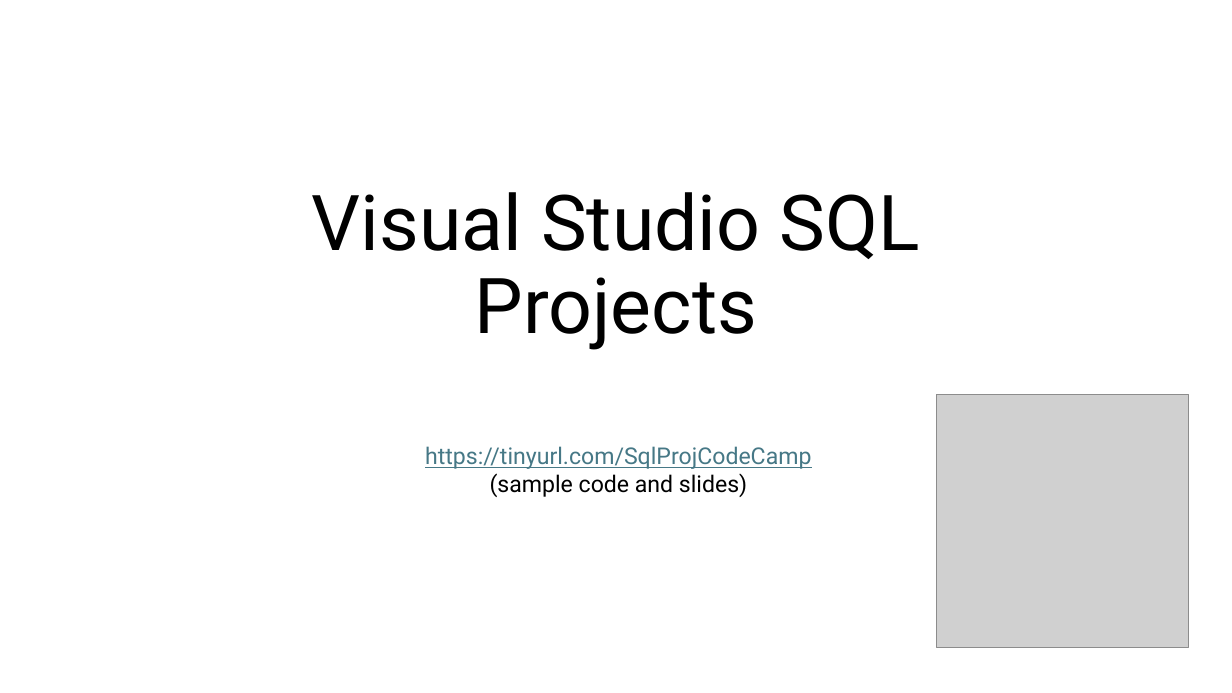
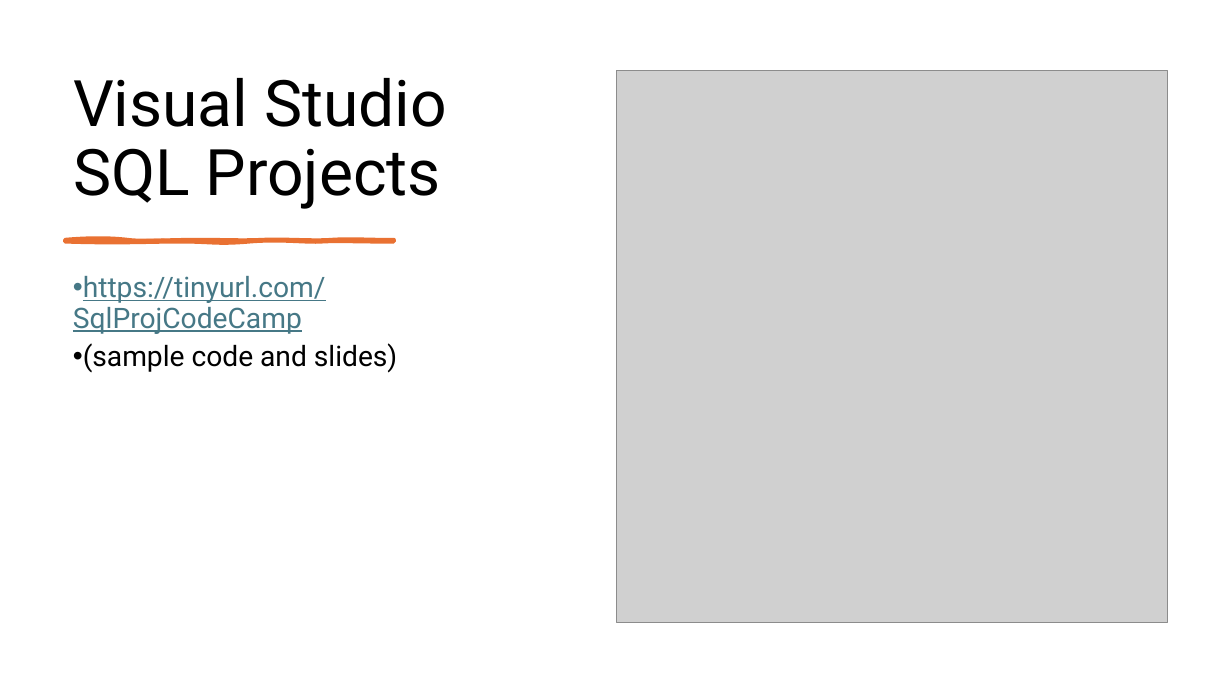
Before and after one commit to TheJuanitoLearnsShow/PodcastsManager, a slide deck: slide 1 of slides/VS sql project.pptx. Drawn at 1232x693 pixels with LibreOffice and Linux fonts; fonts in the diff are those of the drawing; grey boxes stand for pictures. Boxes give left, top, right and bottom in pixels: in the first picture for what was removed or moved away, otherwise in the second. Text is boxed around its words. In the diff, an @@ line names an element or a change of style, - is before the commit and + after.

```diff
--- a/slides/VS sql project.pptx
+++ b/slides/VS sql project.pptx
@@ title "Visual Studio SQL Projects": place and size @@
-title "Visual Studio SQL Projects" at box(312, 192, 920, 350)
+title "Visual Studio SQL Projects" at box(73, 78, 447, 209)
@@ title "Visual Studio SQL Projects" at box(73, 78, 447, 209): size 60 to 50 pt; alignment centre to left @@
@@ picture: place and size @@
-picture at box(936, 395, 1189, 647)
+picture at box(616, 71, 1168, 623)
@@ text "https://tinyurl.com/SqlProjCodeCamp": place and size @@
-text "https://tinyurl.com/SqlProjCodeCamp" at box(425, 446, 811, 497)
+text "https://tinyurl.com/SqlProjCodeCamp" at box(73, 276, 397, 373)
@@ text "https://tinyurl.com/SqlProjCodeCamp" at box(73, 276, 397, 373): size 18 to 22 pt; alignment centre to left; bullet none to •; line spacing 1 to 0.9; more space between paragraphs @@
@@ freeform shape added at box(65, 240, 394, 242), fill #E97132, outline #E97132 3 pt @@
```
Also in this commit, not shown: 14 other slides changed, 1 other file.
